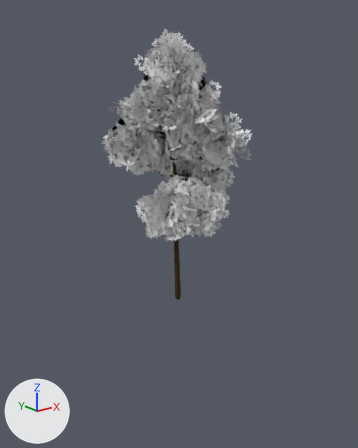
One commit to the Blender file Trees_01.blend: the scene before it, then after it.
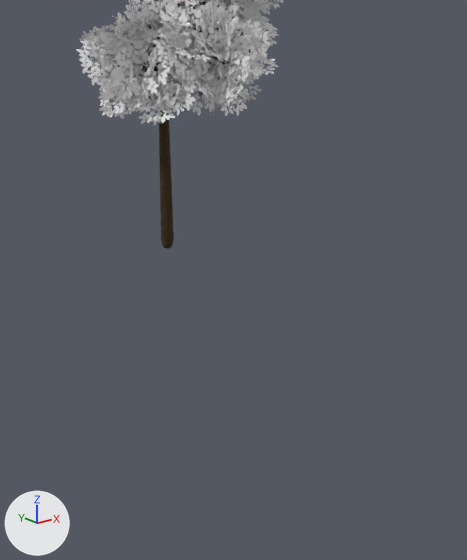
There are two pictures of each version: one whole from a 50 mm camera at (-57.3, -71.9, 42.2) aimed at (1.5, 1.6, 12.8), one close up on the part from 28% to 89% of the width and 41% to 100% of the height. The lights are fixed; the arrows at lower left show +X, +Y and +Z.
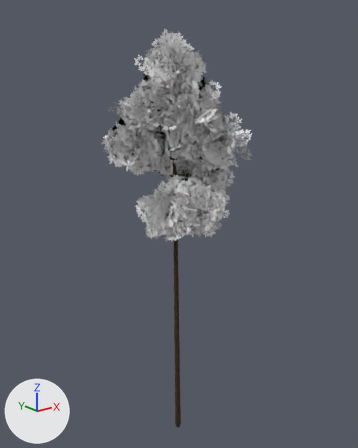
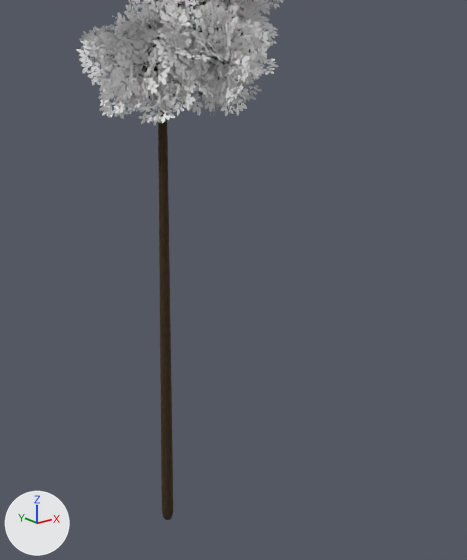
The newer file is also rescaled (x0.371), turned or shifted as a whole; pictures and numbers use the older file's frame.

Pixel boxes [x1, y1, x2, y2] of what changed, in the close-ups (467 x 560 px; the box of a moved part takes in the faces that stretch with it):
```json
{"object": "Cube", "change": "reshaped", "before": [76, 0, 283, 249], "after": [76, 0, 283, 520]}
{"part": 1, "of": "me_cube_002", "change": "moved or reshaped", "before": [159, 103, 174, 249], "after": [158, 103, 173, 520]}
```

Scene script edits in JSON lines:
```json
{"block": "me_cube_002", "where": "me_cube_002.from_pydata(...)  # 11555 vertices, 6473 faces; spans x -14.2..13.4, y -14.3..16.9, z -2.6..49.8"}
{"block": "me_cube_002", "where": "# used by ob_cube; location = (0.0, 0.0, 0.0)"}
{"block": "me_cube_002", "change": "me_cube_002 part 1: all 17 vertices in x -0.6..0.5, y -0.6..0.6, z -2.6..-1.6 are moved by (0.0, 0.0, -31.1)"}
```
